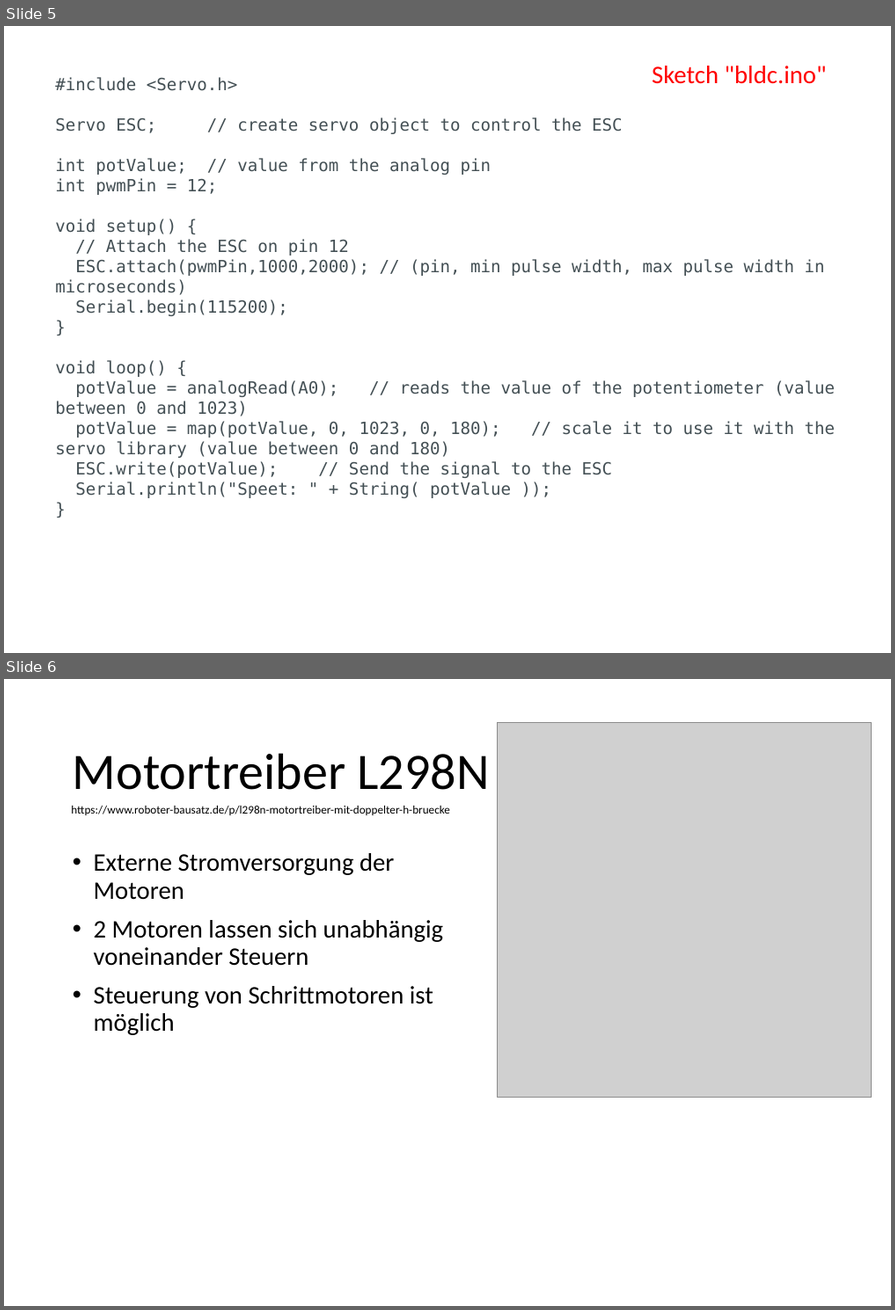
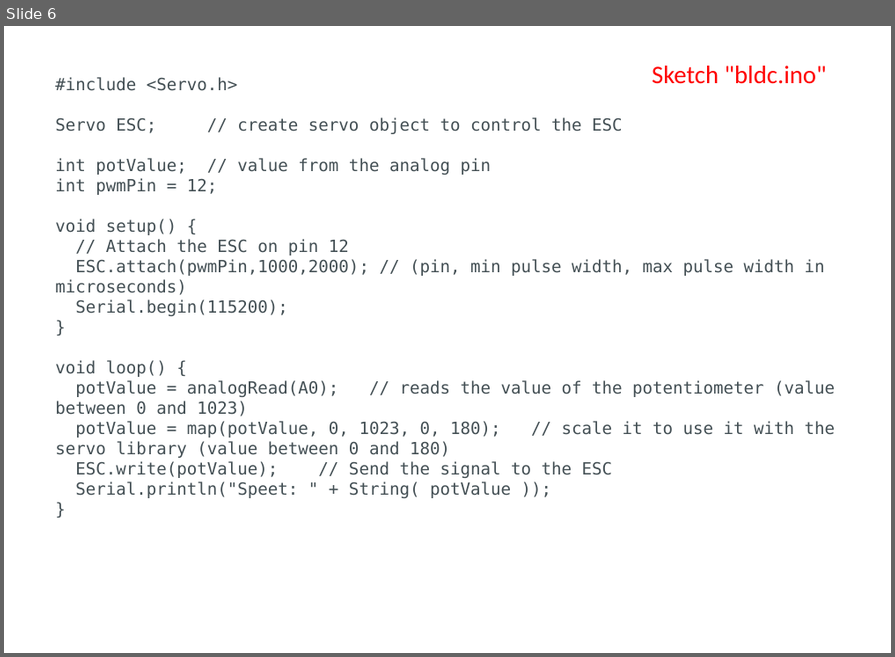
Before and after one commit to markhoff28/ztlArduinoCourse, a slide deck: Advanced/Workshop BL DC-Motor.odp. Shown one above the other, each under a label of ours: slides 5 and 6 before the commit, slide 6 after it. The pictures are 895x1310 and 895x657 pixels, drawn with LibreOffice and Linux fonts; fonts in the diff are those of the drawing; grey boxes stand for pictures. Boxes give left, top, right and bottom in pixels: in the first picture for what was removed or moved away, otherwise in the second. Text is boxed around its words. In the diff, an @@ line names an element or a change of style, - is before the commit and + after.

```diff
--- a/Advanced/Workshop BL DC-Motor.odp
+++ b/Advanced/Workshop BL DC-Motor.odp
@@ slide 6 removed at <box>4,679,891,1306</box>, background #FFFFFF @@
@@ picture removed at <box>497,722,872,1097</box> @@
@@ title removed at <box>73,753,490,790</box> @@
-Motortreiber L298N
@@ text removed at <box>71,806,450,815</box> @@
-https://www.roboter-bausatz.de/p/l298n-motortreiber-mit-doppelter-h-bruecke
@@ text removed at <box>94,853,444,1035</box> @@
-• Externe Stromversorgung der Motoren
-• 2 Motoren lassen sich unabhängig voneinander Steuern
-• Steuerung von Schrittmotoren ist möglich
@@ what was slide 5 is now slide 6 @@
```
Also in this commit, not shown: 4 slides changed, 1 slide added, 1 other file.
